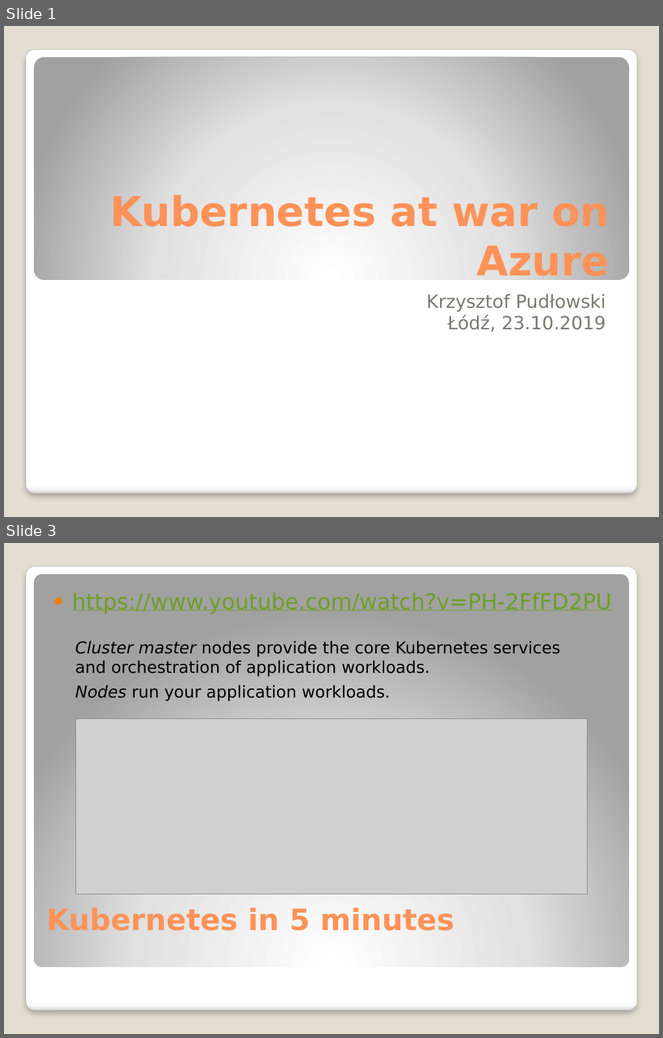
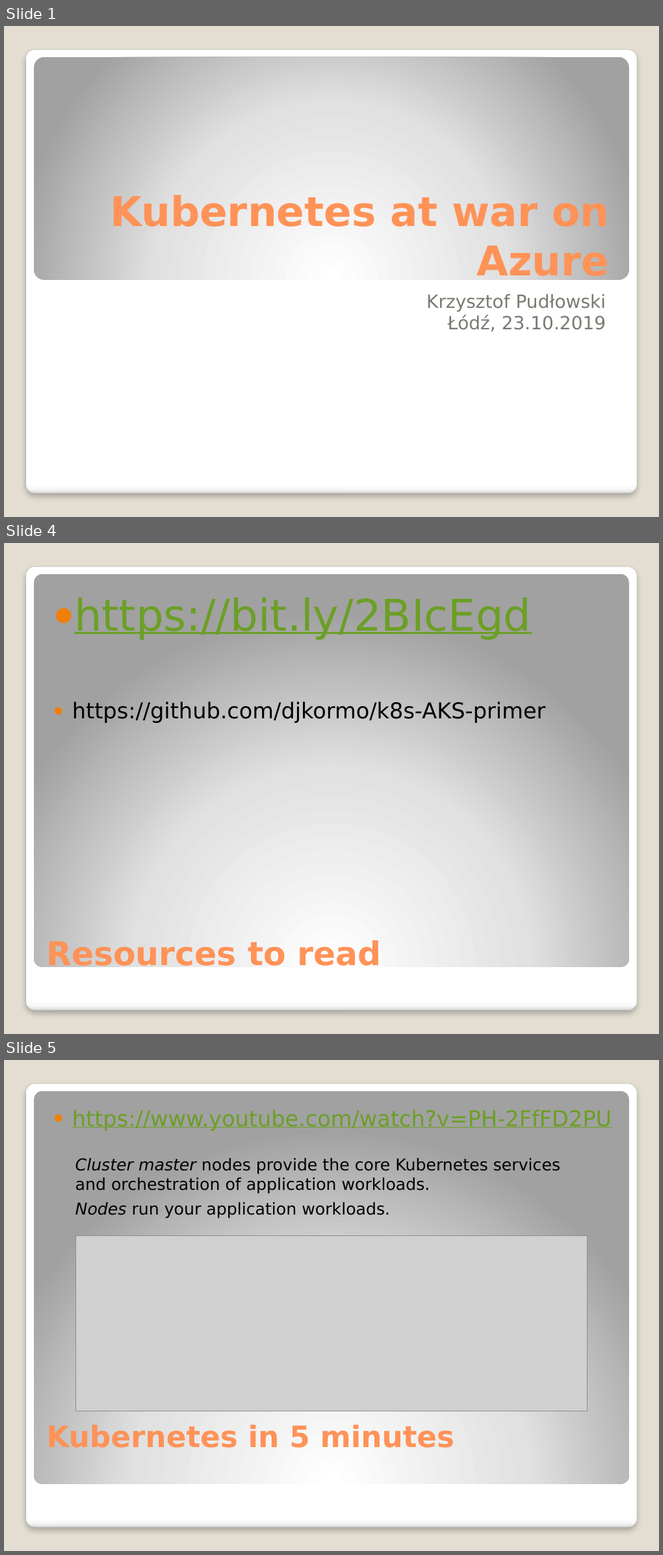
Before and after one commit to djkormo/k8s-AKS-primer, a slide deck: examples/atwar/presentation/Kubernetes at war on Azure.pptx. Shown one above the other, each under a label of ours: slides 1 and 3 before the commit, slides 1, 4 and 5 after it; the slides between them are not shown. The pictures are 663x1038 and 663x1555 pixels, drawn with LibreOffice and Linux fonts; fonts in the diff are those of the drawing; grey boxes stand for pictures. Boxes give left, top, right and bottom in pixels: in the first picture for what was removed or moved away, otherwise in the second. Text is boxed around its words. In the diff, an @@ line names an element or a change of style, - is before the commit and + after.

```diff
--- a/examples/atwar/presentation/Kubernetes at war on Azure.pptx
+++ b/examples/atwar/presentation/Kubernetes at war on Azure.pptx
@@ slide 4 added at box(4, 543, 659, 1034), background #E3DED1; not listed: 2 template elements that a slide beside it also shows @@
@@ text added at box(72, 598, 546, 723), 24 pt, text #000000 @@
+● https://bit.ly/2BIcEgd
+● https://github.com/djkormo/k8s-AKS-primer
@@ title added at box(46, 938, 381, 967), 36 pt, text #FF9258, bold @@
+Resources to read
@@ what was slide 3 is now slide 5 @@
```
Also in this commit, not shown: 1 slide changed, 1 other slide added.
